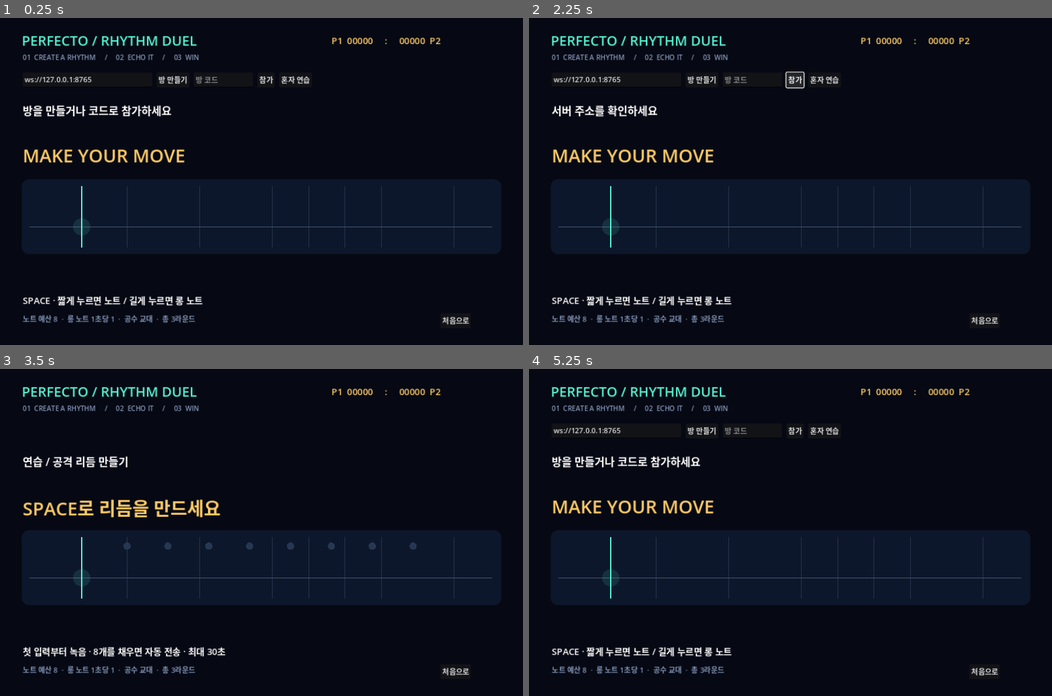
Above: before the commit, frames 1-4 (two rows, left to right).
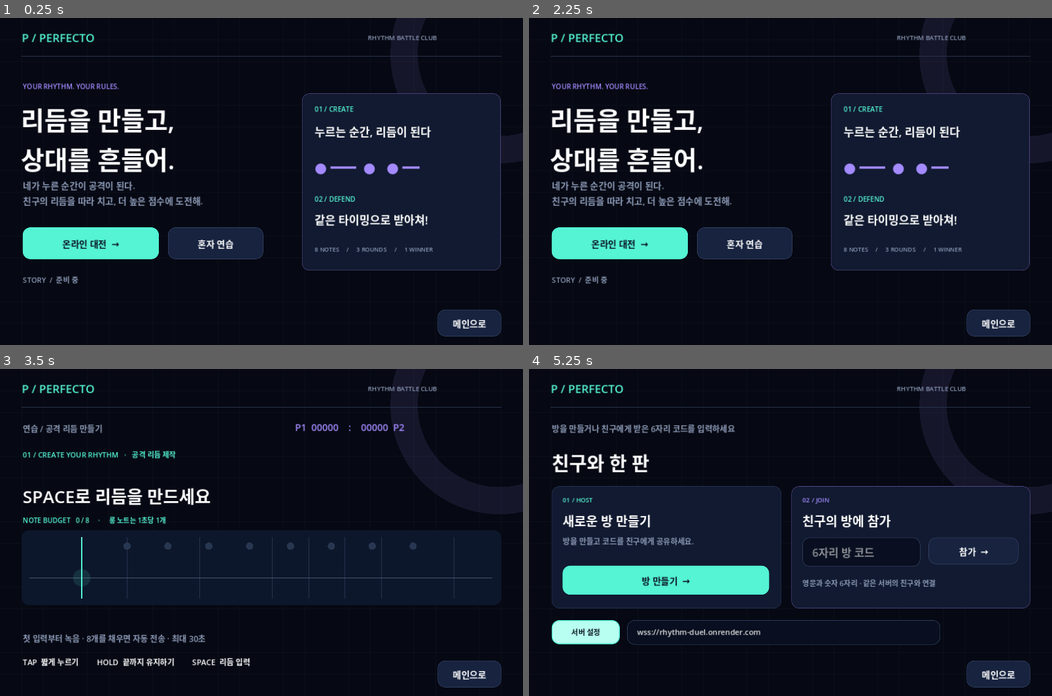
Above: after the commit, the same moments.

Repository: han-17287/rhythm-duel
Game: Godot game, scene res://main.tscn
The game is run twice, just before and just after one commit, with the same random seed, the same clock (stepped at 60 frames per second) and the same inputs.
Inputs (mouse positions are in pixels of both pictures, inside the frame that each line leads up to):
- Up to frame 1 (0.25 s): no input
- Up to frame 2 (2.25 s): click (701, 80) at 0.5 s, where only the run before the commit has a clickable "방 만들기"; click (999, 322) at 1.25 s, where only the run after the commit has a clickable "메인으로"; click (795, 80) at 2 s, where only the run before the commit has a clickable "참가"
- Up to frame 3 (3.5 s): click "혼자 연습" at 2.75 s
- Up to frame 4 (5.25 s): click "처음으로" (after the commit: "메인으로") at 3.5 s; click (617, 594) at 4.25 s, where only the run after the commit has a clickable "온라인 대전 →"; click (586, 630) at 5 s, where only the run after the commit has a clickable "서버 설정"

The runs differ from the first frame. In frame 1, 24% of the frame differs, in the area x 4-96%, y 0-98%; in frame 2, 24%; in frame 3, 7.7%; in frame 4, 24%.

Commit message:
Design neon arcade screens and configure deployed Render relay

Diff:
--- /dev/null
+++ b/interface.gd
@@ -0,0 +1,172 @@
+extends RefCounted
+
+const MINT = Color("54f4d4")
+const PURPLE = Color("a38aff")
+const MUTED = Color("8b99b5")
+var g: Control
+var home: Control
+var rooms: Control
+var waiting: Control
+var waiting_code: Label
+var role: Label
+var budget: Label
+var tips: Label
+var room_code := ""
+var page := "home"
+
+func _init(game: Control) -> void:
+	g = game
+
+func style(color: Color, border: Color, width := 1) -> StyleBoxFlat:
+	var s := StyleBoxFlat.new()
+	s.bg_color = color
+	s.border_color = border
+	s.set_border_width_all(width)
+	s.set_corner_radius_all(16)
+	s.content_margin_left = 22
+	s.content_margin_right = 22
+	s.content_margin_top = 14
+	s.content_margin_bottom = 14
+	return s
+
+func group() -> Control:
+	var c := Control.new()
+	g.add_child(c)
+	return c
+
+func text(parent: Node, value: String, x: float, y: float, size: int, color := Color.WHITE) -> Label:
+	var l := Label.new()
+	l.text = value
+	l.position = Vector2(x,y)
+	l.add_theme_font_size_override("font_size",size)
+	l.add_theme_color_override("font_color",color)
+	parent.add_child(l)
+	return l
+
+func card(parent: Node, rect: Rect2, accent := Color("263454")) -> Panel:
+	var p := Panel.new()
+	p.position = rect.position
+	p.size = rect.size
+	p.add_theme_stylebox_override("panel",style(Color("111a30"),accent))
+	parent.add_child(p)
+	return p
+
+func button(parent: Node, value: String, rect: Rect2, action: Callable, primary := false) -> Button:
+	var b := Button.new()
+	b.text = value
+	b.position = rect.position
+	b.size = rect.size
+	b.focus_mode = Control.FOCUS_NONE
+	b.add_theme_font_size_override("font_size",20)
+	b.add_theme_color_override("font_color",Color("091322") if primary else Color.WHITE)
+	b.add_theme_color_override("font_hover_color",Color("091322"))
+	b.add_theme_stylebox_override("normal",style(MINT if primary else Color("17233f"),MINT if primary else Color("354365")))
+	b.add_theme_stylebox_override("hover",style(Color("b8fff1"),MINT,2))
+	b.add_theme_stylebox_override("pressed",style(PURPLE,PURPLE,2))
+	b.pressed.connect(action)
+	parent.add_child(b)
+	return b
+
+func edit(parent: Node, placeholder: String, rect: Rect2) -> LineEdit:
+	var e := LineEdit.new()
+	e.position = rect.position
+	e.size = rect.size
+	e.placeholder_text = placeholder
+	e.add_theme_font_size_override("font_size",24)
+	e.add_theme_stylebox_override("normal",style(Color("090f20"),Color("354365")))
+	e.add_theme_stylebox_override("focus",style(Color("101b30"),MINT,2))
+	parent.add_child(e)
+	return e
+
+func build() -> void:
+	g.title = text(g,"P / PERFECTO",48,25,25,MINT)
+	text(g,"RHYTHM BATTLE CLUB",810,33,14,MUTED)
+	g.status = text(g,"",50,118,18,MUTED)
+	g.result = text(g,"",50,230,38)
+	g.tally = text(g,"P1  00000    :    00000  P2",650,114,21,PURPLE)
+	g.hint = text(g,"",50,582,18,MUTED)
+	role = text(g,"",50,176,16,MINT)
+	budget = text(g,"",50,321,15,MINT)
+	tips = text(g,"TAP  짧게 누르기         HOLD  끝까지 유지하기         SPACE  리듬 입력",50,632,17)
+	button(g,"메인으로",Rect2(964,642,140,44),func():
+		g.socket.close()
+		g.get_tree().reload_current_scene())
+	g.next_button = button(g,"다음 공수 시작  →",Rect2(50,455,280,64),func():
+		if g.practice: g.start_practice()
+		else: g.send_packet({"type":"next"})
+		g.next_button.hide(),true)
+	g.next_button.hide()
+	home = group()
+	text(home,"YOUR RHYTHM. YOUR RULES.",50,140,15,PURPLE)
+	text(home,"리듬을 만들고,\n상대를 흔들어.",46,180,56)
+	text(home,"네가 누른 순간이 공격이 된다.\n친구의 리듬을 따라 치고, 더 높은 점수에 도전해.",50,352,20,MUTED)
+	button(home,"온라인 대전  →",Rect2(50,461,300,70),func():
+		page = "rooms"
+		g.status.text = "방을 만들거나 친구에게 받은 6자리 코드를 입력하세요",true)
+	g.practice_button = button(home,"혼자 연습",Rect2(370,461,210,70),g.start_practice)
+	text(home,"STORY  /  준비 중",50,564,16,MUTED)
+	var feature := card(home,Rect2(665,166,438,390),Color("564687"))
+	text(feature,"01 / CREATE",28,24,15,MINT)
+	text(feature,"누르는 순간, 리듬이 된다",28,65,25)
+	text(feature,"● ━━━  ●   ● ━━",28,140,31,PURPLE)
+	text(feature,"02 / DEFEND",28,222,15,MINT)
+	text(feature,"같은 타이밍으로 받아쳐!",28,259,25)
+	text(feature,"8 NOTES     /     3 ROUNDS     /     1 WINNER",28,334,13,MUTED)
+
+	rooms = group()
+	text(rooms,"친구와 한 판",50,175,42)
+	var a := card(rooms,Rect2(50,258,506,269))
+	text(a,"01 / HOST",24,20,14,MINT)
+	text(a,"새로운 방 만들기",24,54,28)
+	text(a,"방을 만들고 코드를 친구에게 공유하세요.",24,108,17,MUTED)
+	button(a,"방 만들기  →",Rect2(24,175,455,64),func(): g.connect_room("create"),true)
+	var b := card(rooms,Rect2(578,258,526,269),Color("564687"))
+	text(b,"02 / JOIN",24,20,14,PURPLE)
+	text(b,"친구의 방에 참가",24,54,28)
+	g.code = edit(b,"6자리 방 코드",Rect2(24,113,260,58))
+	g.code.max_length = 6
+	button(b,"참가  →",Rect2(302,113,198,58),func(): g.connect_room("join"))
+	text(b,"영문과 숫자 6자리 · 같은 서버의 친구와 연결",24,201,16,MUTED)
+	var settings := button(rooms,"서버 설정",Rect2(50,553,150,48),func(): g.endpoint.visible = not g.endpoint.visible)
+	settings.add_theme_font_size_override("font_size",16)
+	g.endpoint = edit(rooms,"wss://서버주소",Rect2(216,553,690,54))
+	g.endpoint.text = str(ProjectSettings.get_setting("application/config/server_url","wss://rhythm-duel.onrender.com"))
+	g.endpoint.add_theme_font_size_override("font_size",17)
+	g.endpoint.hide()
+	# Compatibility holder; screen visibility is managed by sync().
+	g.lobby = HBoxContainer.new()
+	g.add_child(g.lobby)
+	g.lobby.hide()
+
+	waiting = group()
+	var w := card(waiting,Rect2(180,190,792,347),Color("564687"))
+	text(w,"PRIVATE ROOM / 친구 초대",32,25,16,PURPLE)
+	waiting_code = text(w,"연결 중…",32,75,62,MINT)
+	button(w,"코드 복사",Rect2(561,99,190,55),func(): DisplayServer.clipboard_set(room_code))
+	text(w,"P1  ●  방장         VS         P2  ○  친구 기다리는 중",32,204,22)
+	text(w,"친구가 코드를 입력하면 자동으로 대전이 시작돼요.",32,270,18,MUTED)
+	sync()
+
+func sync() -> void:
+	var menu: bool = g.phase == "lobby"
+	var in_game: bool = g.phase in ["record","play"] or (g.phase=="waiting" and not room_code.is_empty() and g.turn_index>=0 and not g.status.text.contains("상대 기다리는 중"))
+	home.visible = menu and page=="home"
+	rooms.visible = menu and page=="rooms"
+	waiting.visible = g.phase=="connecting" or (g.phase=="waiting" and g.status.text.contains("상대 기다리는 중"))
+	waiting_code.text = room_code if not room_code.is_empty() else "연결 중…"
+	g.status.visible = not home.visible
+	g.result.visible = in_game or g.phase in ["result","timeout","disconnected"]
+	g.tally.visible = not menu and not waiting.visible
+	g.hint.visible = g.result.visible
+	role.visible = in_game
+	budget.visible = g.phase=="record"
+	tips.visible = in_game
+	if g.phase=="record":
+		role.text = "01 / CREATE YOUR RHYTHM   ·   공격 리듬 제작"
+		budget.text = "NOTE BUDGET   %d / 8     ·     롱 노트는 1초당 1개" % g.used
+	elif g.phase=="play":
+		role.text = "02 / ECHO THE RHYTHM   ·   수비" if g.practice or g.slot!=g.attacker else "02 / WATCH THE BATTLE   ·   상대의 수비"
+	else:
+		role.text = "상대의 리듬을 기다리는 중…"
+	g.result.position.y = 250 if in_game else 270
+	g.hint.position.y = 580 if in_game else 360
--- a/main.gd
+++ b/main.gd
@@ -31,6 +31,7 @@
 var practice_button: Button
 var flash := 0.0
 var audio: AudioStreamPlayer
+var interface: RefCounted
 
 func now() -> float:
 	return Time.get_ticks_usec() / 1000000.0
@@ -45,54 +46,8 @@
 	return l
 
 func _ready() -> void:
-	title = label_at("PERFECTO / RHYTHM DUEL", Vector2(48, 28), 30, CYAN)
-	label_at("01  CREATE A RHYTHM     /     02  ECHO IT     /     03  WIN", Vector2(50, 76), 15, Color("8395b8"))
-	status = label_at("방을 만들거나 코드로 참가하세요", Vector2(50, 185), 24)
-	tally = label_at("P1  00000     :     00000  P2", Vector2(730, 36), 20, GOLD)
-	result = label_at("MAKE YOUR MOVE", Vector2(50, 275), 40, GOLD)
-	hint = label_at("SPACE · 짧게 누르면 노트 / 길게 누르면 롱 노트", Vector2(50, 605), 20)
-	label_at("노트 예산 8  ·  롱 노트 1초당 1  ·  공수 교대  ·  총 3라운드", Vector2(50, 650), 16, Color("8395b8"))
-	lobby = HBoxContainer.new()
-	lobby.position = Vector2(50, 120)
-	lobby.add_theme_constant_override("separation", 10)
-	add_child(lobby)
-	endpoint = LineEdit.new()
-	endpoint.text = str(ProjectSettings.get_setting("application/config/server_url", "ws://127.0.0.1:8765"))
-	endpoint.custom_minimum_size.x = 285
-	lobby.add_child(endpoint)
-	var create := Button.new()
-	create.text = "방 만들기"
-	create.pressed.connect(func(): connect_room("create"))
-	lobby.add_child(create)
-	code = LineEdit.new()
-	code.placeholder_text = "방 코드"
-	code.max_length = 6
-	code.custom_minimum_size.x = 130
-	lobby.add_child(code)
-	var join := Button.new()
-	join.text = "참가"
-	join.pressed.connect(func(): connect_room("join"))
-	lobby.add_child(join)
-	practice_button = Button.new()
-	practice_button.text = "혼자 연습"
-	practice_button.pressed.connect(start_practice)
-	lobby.add_child(practice_button)
-	next_button = Button.new()
-	next_button.position = Vector2(50, 545)
-	next_button.text = "다음 공수 →"
-	next_button.visible = false
-	next_button.pressed.connect(func():
-		if practice: start_practice()
-		else: send_packet({"type":"next"})
-		next_button.hide())
-	add_child(next_button)
-	var back := Button.new()
-	back.text = "처음으로"
-	back.position = Vector2(970, 650)
-	back.pressed.connect(func():
-		socket.close()
-		get_tree().reload_current_scene())
-	add_child(back)
+	interface = preload("res://interface.gd").new(self)
+	interface.build()
 	audio = AudioStreamPlayer.new()
 	var wav := AudioStreamWAV.new()
 	wav.format = AudioStreamWAV.FORMAT_16_BITS
@@ -148,6 +103,7 @@
 	match m.get("type", ""):
 		"joined":
 			slot = int(m.slot)
+			interface.room_code = str(m.code)
 			phase = "waiting"
 			status.text = "방 코드: %s  /  나: P%d  /  상대 기다리는 중" % [m.code, slot+1]
 		"turn":
@@ -276,7 +232,7 @@
 		while socket.get_available_packet_count()>0:
 			var packet = JSON.parse_string(socket.get_packet().get_string_from_utf8())
 			if packet is Dictionary: receive(packet)
-	elif phase == "connecting" and (state==WebSocketPeer.STATE_CLOSED or now()-origin>10):
+	elif phase == "connecting" and (state==WebSocketPeer.STATE_CLOSED or now()-origin>90):
 		socket.close()
 		phase = "lobby"
 		status.text = "연결 실패 · 중계 서버 실행과 주소를 확인하세요"
@@ -310,10 +266,18 @@
 				result.text = "연습 완료!"
 				next_button.show()
 			else: send_packet({"type":"result","hits":hits})
+	interface.sync()
 	flash = maxf(0,flash-delta*4)
 	queue_redraw()
 
 func _draw() -> void:
+	for gx in range(0,1152,48):
+		draw_line(Vector2(gx,0),Vector2(gx,720),Color(0.15,0.2,0.32,0.15),1)
+	for gy in range(0,720,48):
+		draw_line(Vector2(0,gy),Vector2(1152,gy),Color(0.15,0.2,0.32,0.15),1)
+	draw_arc(Vector2(1100,80),210,0,TAU,80,Color(0.64,0.54,1,0.1),60)
+	draw_line(Vector2(48,84),Vector2(1104,84),Color("29334d"),1)
+	if not phase in ["record","play"]: return
 	var y := 460.0
 	var left := 180.0
 	draw_style_box(panel_style(), Rect2(48,355,1056,165))
--- a/project.godot
+++ b/project.godot
@@ -1,6 +1,6 @@
 config_version=5
 [application]
-config/server_url="ws://127.0.0.1:8765"
+config/server_url="wss://rhythm-duel.onrender.com"
 config/name="PERFECTO • Rhythm Duel"
 run/main_scene="res://main.tscn"
 [display]
--- /dev/null
+++ b/tests/interface_smoke.gd
@@ -0,0 +1,31 @@
+extends SceneTree
+func _initialize() -> void:
+	call_deferred("run")
+func run() -> void:
+	var game = load("res://main.tscn").instantiate()
+	root.add_child(game)
+	await process_frame
+	assert(game.interface.home.visible and not game.interface.rooms.visible)
+	assert(game.endpoint.text=="wss://rhythm-duel.onrender.com")
+	game.interface.page = "rooms"
+	game.interface.sync()
+	assert(game.interface.rooms.visible and not game.interface.home.visible)
+	game.receive({"type":"joined","slot":0,"code":"ABC123"})
+	game.interface.sync()
+	assert(game.interface.waiting.visible and game.interface.waiting_code.text=="ABC123")
+	game.receive({"type":"turn","turn":0,"attacker":0,"speed":1.0,"scores":[0,0]})
+	game.interface.sync()
+	assert(game.interface.budget.visible and not game.interface.waiting.visible)
+	game.receive({"type":"turn","turn":1,"attacker":1,"speed":1.0,"scores":[0,1000]})
+	game.interface.sync()
+	assert(game.phase=="waiting" and game.interface.role.visible and not game.interface.waiting.visible)
+	game.receive({"type":"pattern","notes":[{"t":0.0,"d":8.0}],"speed":1.0})
+	game.interface.sync()
+	assert(game.phase=="play" and game.interface.role.text.contains("수비"))
+	game.receive({"type":"result","points":8000,"scores":[8000,1000],"finished":true})
+	game.interface.sync()
+	assert(game.result.visible and game.result.text=="P1 승리!")
+	game.queue_free()
+	await process_frame
+	print("INTERFACE_SMOKE_OK: home, rooms, room code, attack, defense, result, production URL")
+	quit()
Not shown, changed: DEPLOY.md
